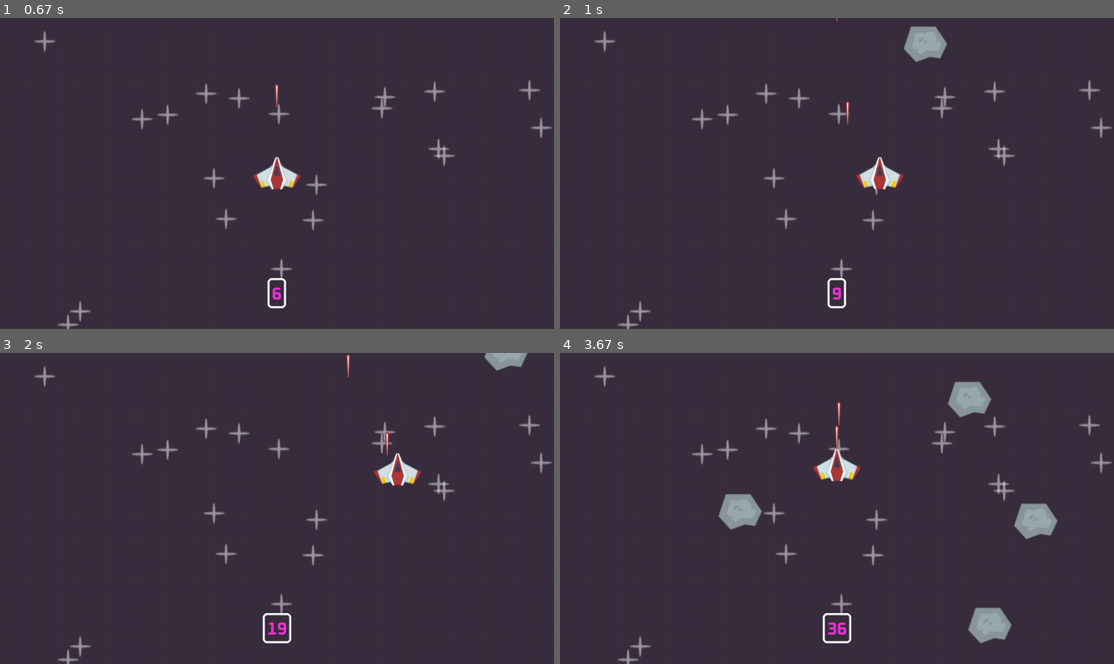
Above: before the commit, frames 1-4 (two rows, left to right).
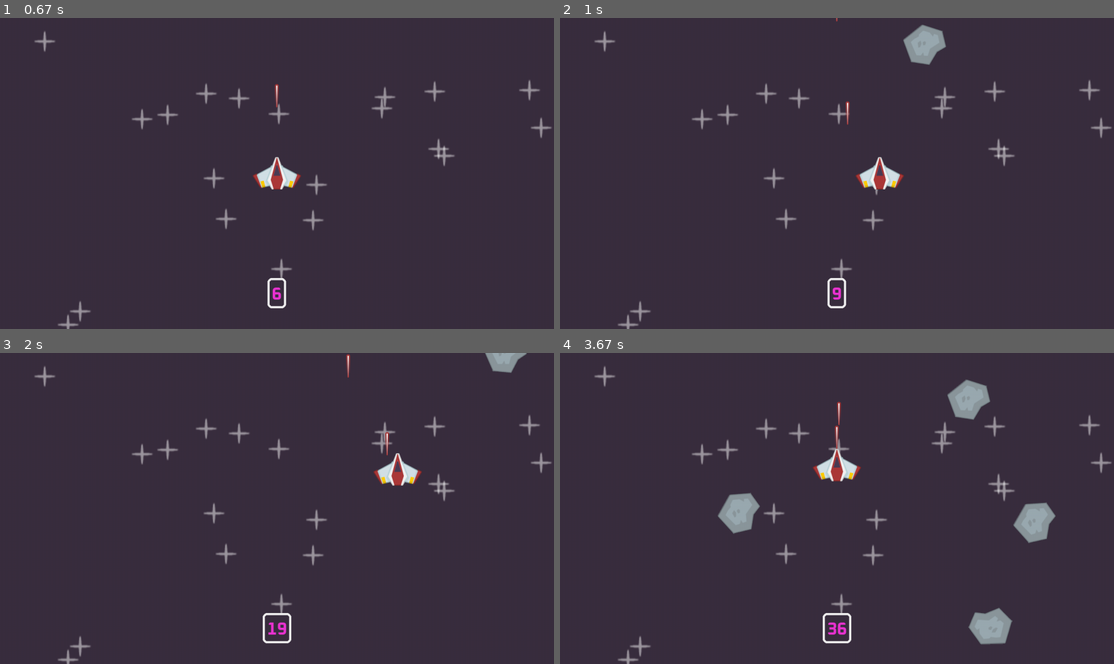
Above: after the commit, the same moments.

Repository: john-salinas/pygame_tutorial
Game: pygame game, started from 1 Space shooter/_src/main.py
Two runs of this game, one before a commit and one after it. Both use one fixed random seed, a clock stepped at 60 frames per second and the inputs below.
Inputs:
- Up to frame 1 (0.67 s): tap Space at 0.33 s
- Up to frame 2 (1 s): hold D from 0.67 s (still down); tap Space at 0.73 s
- Up to frame 3 (2 s): tap Space at 1.03, 1.23, 1.57, 1.87 s; release D at 1.13 s; hold W 1.17-1.47 s; hold D 1.5-1.97 s
- Up to frame 4 (3.67 s): hold A 2-2.53 s; tap Space at 2.07, 2.37, 2.63, 2.97, 3.27, 3.4 s; hold S 2.57-2.87 s; hold A 2.9-3.3 s; hold W from 3.33 s (still down)

Frame 1 is identical in both runs. In frame 2, 0.2% of the frame differs, in the area x 61-70%, y 2-16%; in frame 3, 0.1%; in frame 4, 0.8%, in the area x 28-90%, y 8-94%.

Commit message:
Added rotation to the meteors

Diff:
--- a/1 Space shooter/_src/main.py
+++ b/1 Space shooter/_src/main.py
@@ -57,14 +57,24 @@
 class Meteor(pygame.sprite.Sprite):
   def __init__(self, surface, pos, groups):
     super().__init__(groups)
-    self.image = surface
+    self.og_surface = surface
+    self.image = self.og_surface
     self.rect = self.image.get_frect(center = pos)
     self.direction = pygame.Vector2(uniform(-0.5, 0.5), 1)
+
+    self.rotation = 0
+    self.rotation_speed = randint(10, 100)
 
     self.speed = randint(100, 500)
 
 
   def update(self, dt):
+    # Continuous rotation
+    self.rotation += self.rotation_speed * dt
+    self.image = pygame.transform.rotozoom(self.og_surface, self.rotation, 1)
+    self.rect = self.image.get_frect(center = self.rect.center)
+
+    # Random movement
     self.rect.center += self.direction * self.speed * dt #type: ignore
     if self.rect.top > WINDOW_HEIGHT: #type: ignore
       self.kill()
@@ -83,13 +93,14 @@
       self.kill()
 
 
+
 def collisions():
   global running
 
   # Checking if the player hits a meteor and closing the game if it happens
-  collision_sprites = pygame.sprite.spritecollide(player, meteor_sprites, True, pygame.sprite.collide_mask)
-  if collision_sprites:
-    running = False
+  # collision_sprites = pygame.sprite.spritecollide(player, meteor_sprites, True, pygame.sprite.collide_mask)
+  # if collision_sprites:
+    # running = False
 
   # Checking for collisions between laser and meteor. Kills all sprites in related condition
   for laser in laser_sprites:
